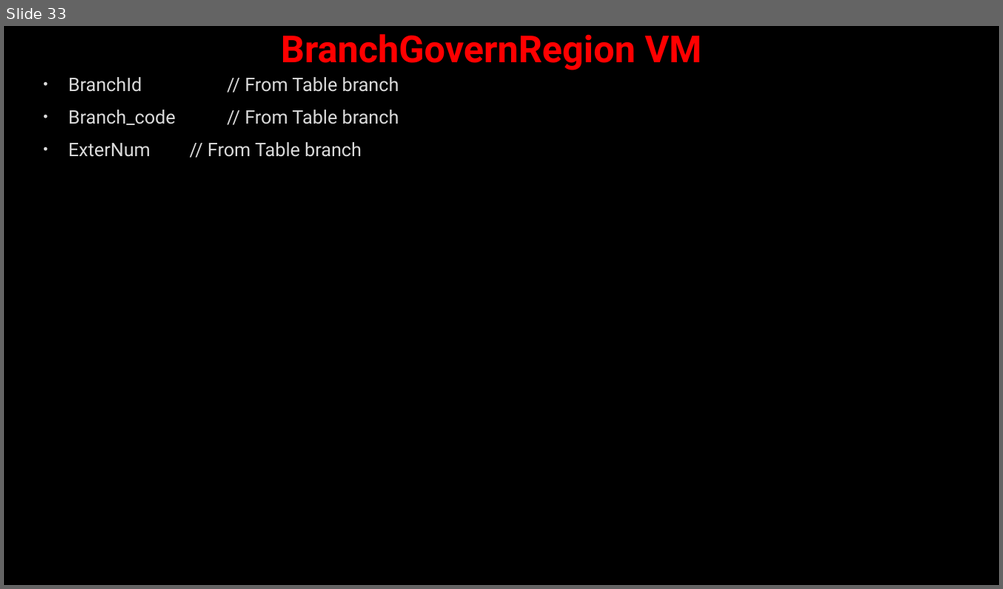
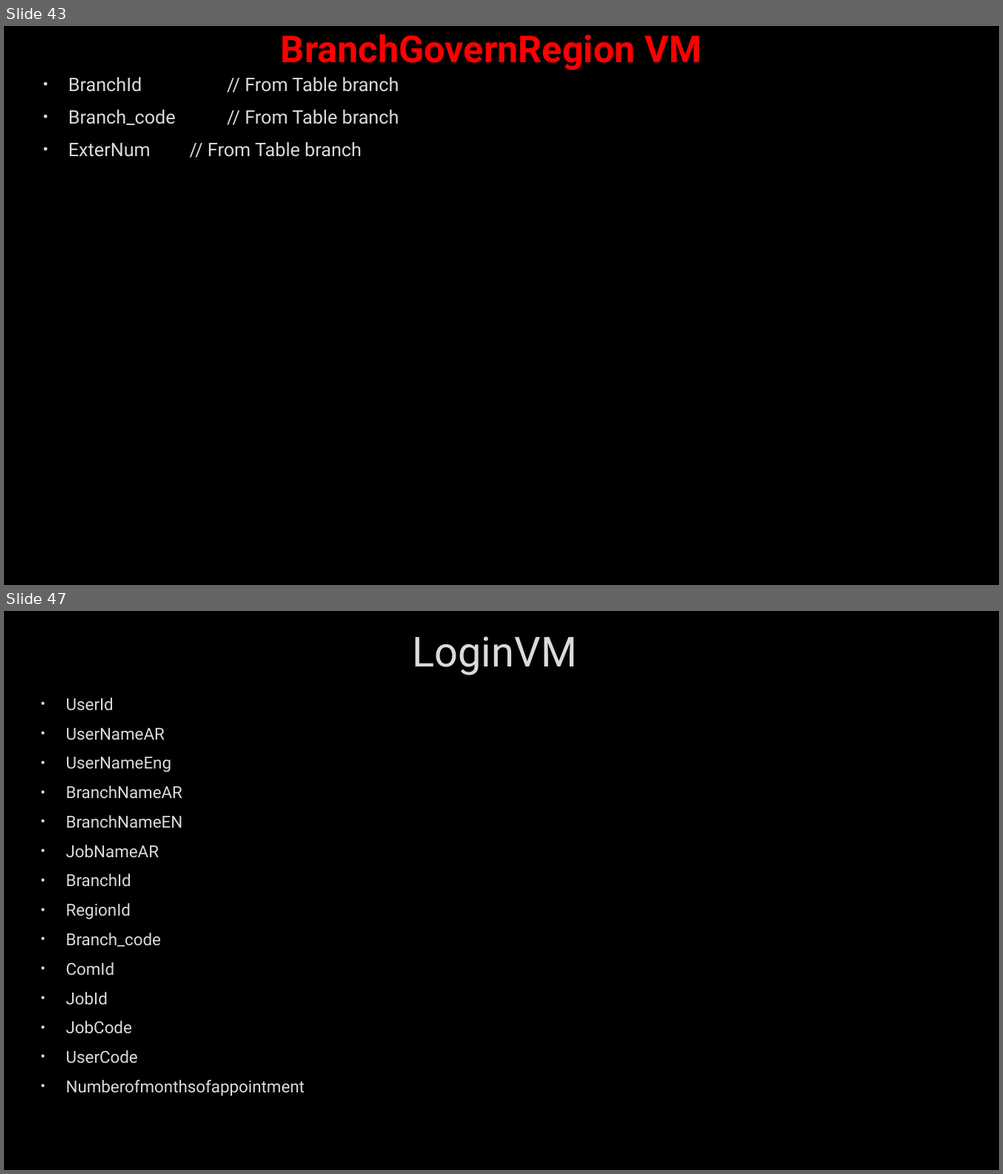
Before and after one commit to AhmedMohamedSamir1/Summary, a slide deck: Dot Net/Business.pptx. Shown one above the other, each under a label of ours: slide 33 before the commit, slides 43 and 47 after it; the slides between them are not shown. The pictures are 1003x589 and 1003x1174 pixels, drawn with LibreOffice and Linux fonts; fonts in the diff are those of the drawing; background and template pictures are left out. Boxes give left, top, right and bottom in pixels: in the first picture for what was removed or moved away, otherwise in the second. Text is boxed around its words. In the diff, an @@ line names an element or a change of style, - is before the commit and + after.

```diff
--- a/Dot Net/Business.pptx
+++ b/Dot Net/Business.pptx
@@ slide 47 added at (4,611,999,1170), background picture (left out) @@
@@ title added at (412,636,577,675), 40 pt, text #DADADA @@
+LoginVM
@@ text added at (66,698,304,1096), 16 pt, text #DADADA @@
+• UserId
+• UserNameAR
+• UserNameEng
+• BranchNameAR
+• BranchNameEN
+• JobNameAR
+• BranchId
+• RegionId
+• Branch_code
+• ComId
+• JobId
+• JobCode
+• UserCode
+• Numberofmonthsofappointment
@@ what was slide 33 is now slide 43 @@
```
Also in this commit, not shown: 8 slides changed, 12 other slides added, 3 other files.
